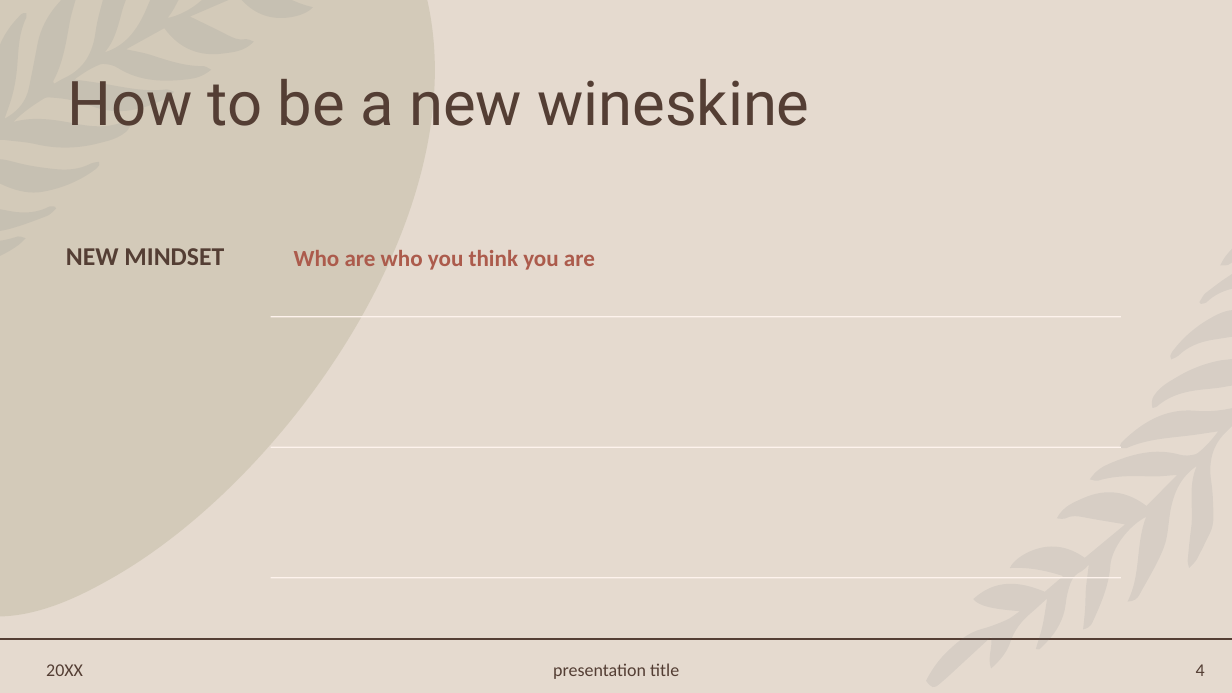
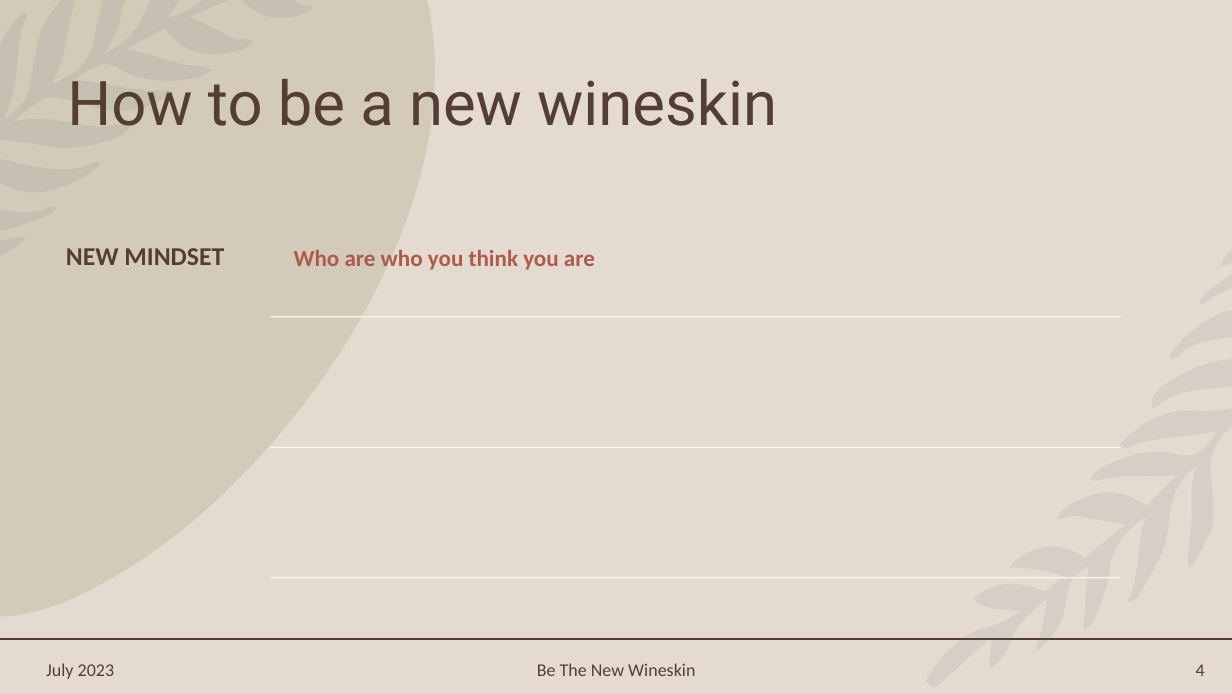
Before and after one commit to rmelancolico/EkklesiaValencia, a slide deck: slide 4 of Dawn Prayer/Own/Be the new wineskin/Be The New Wineskin.pptx. Drawn at 1232x693 pixels with LibreOffice and Linux fonts; fonts in the diff are those of the drawing. Boxes give left, top, right and bottom in pixels: in the first picture for what was removed or moved away, otherwise in the second. Text is boxed around its words. In the diff, an @@ line names an element or a change of style, - is before the commit and + after.

```diff
--- a/Dawn Prayer/Own/Be the new wineskin/Be The New Wineskin.pptx
+++ b/Dawn Prayer/Own/Be the new wineskin/Be The New Wineskin.pptx
@@ title at bbox=[67, 79, 777, 126]: text changed @@
-How to be a new wineskine
+How to be a new wineskin
@@ text at bbox=[46, 663, 114, 679]: text changed @@
-20XX
+July 2023
@@ text at bbox=[537, 663, 695, 676]: text changed @@
-presentation title
+Be The New Wineskin
```
Also in this commit, not shown: 6 other slides changed, 1 other file.
